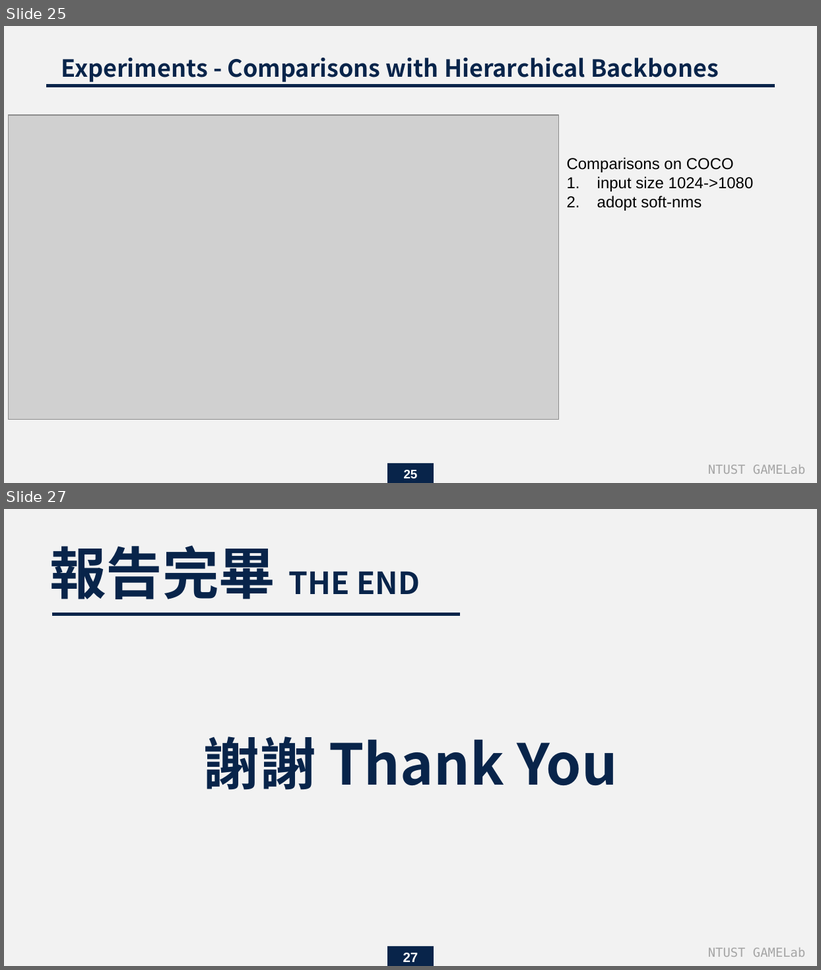
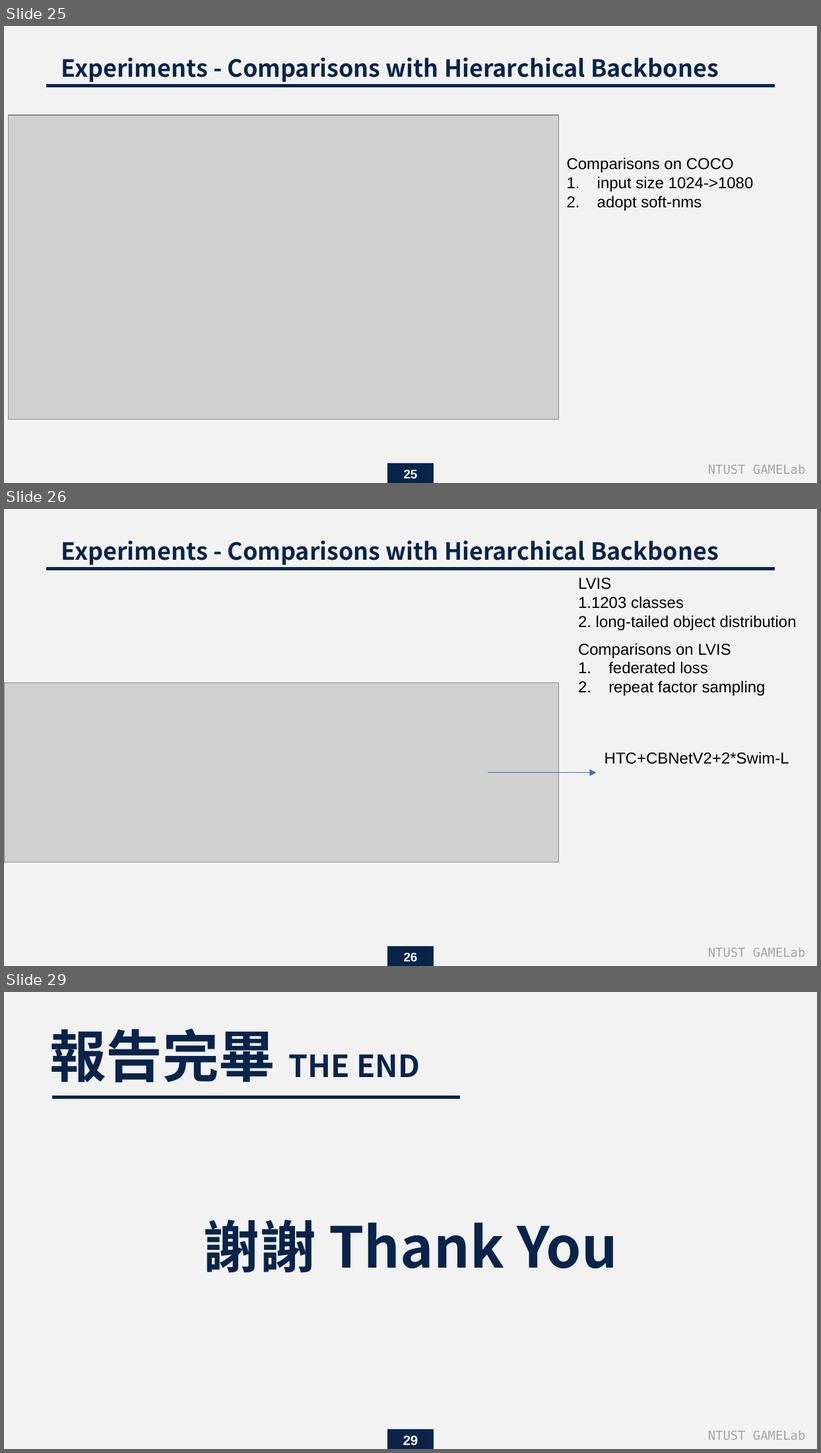
Before and after one commit to endman100/paper-, a slide deck: Exploring Plain Vision Transformer Backbones for Object Detection_M11015039.pptx. Shown one above the other, each under a label of ours: slides 25 and 27 before the commit, slides 25, 26 and 29 after it; the slides between them are not shown. The pictures are 821x970 and 821x1453 pixels, drawn with LibreOffice and Linux fonts; fonts in the diff are those of the drawing; grey boxes stand for pictures. Boxes give left, top, right and bottom in pixels: in the first picture for what was removed or moved away, otherwise in the second. Text is boxed around its words. In the diff, an @@ line names an element or a change of style, - is before the commit and + after.

```diff
--- a/Exploring Plain Vision Transformer Backbones for Object Detection_M11015039.pptx
+++ b/Exploring Plain Vision Transformer Backbones for Object Detection_M11015039.pptx
@@ slide 26 added at [4, 509, 817, 966], background #F2F2F2 @@
@@ text added at [61, 541, 719, 565], 21 pt, text #08244A, bold @@
+Experiments - Comparisons with Hierarchical Backbones
@@ line added from (775, 569) to (46, 569), #08244A 3 pt @@
@@ text added at [578, 578, 797, 630], 14 pt, text #000000 @@
+LVIS
+1.1203 classes
+2. long-tailed object distribution
@@ text added at [578, 643, 766, 696], 14 pt, text #000000 @@
+Comparisons on LVIS
+1. federated loss
+2. repeat factor sampling
@@ picture added at [4, 683, 558, 863] @@
@@ text added at [605, 752, 789, 764], 14 pt, text #000000 @@
+HTC+CBNetV2+2*Swim-L
@@ arrow added from (488, 772) to (597, 772), #3F6FC3 0.75 pt @@
@@ rectangle added at [388, 947, 434, 966], fill #08244A @@
@@ page number added at [404, 953, 418, 962], 11 pt, text #FFFFFF, bold @@
+26
@@ text added at [708, 948, 805, 957], 11 pt, text #A5A5A5 @@
+NTUST GAMELab
@@ what was slide 27 is now slide 29 @@
@@ page number at [403, 1436, 418, 1445]: text changed @@
-27
+29
```
Also in this commit, not shown: 1 slide changed, 1 other slide added.
